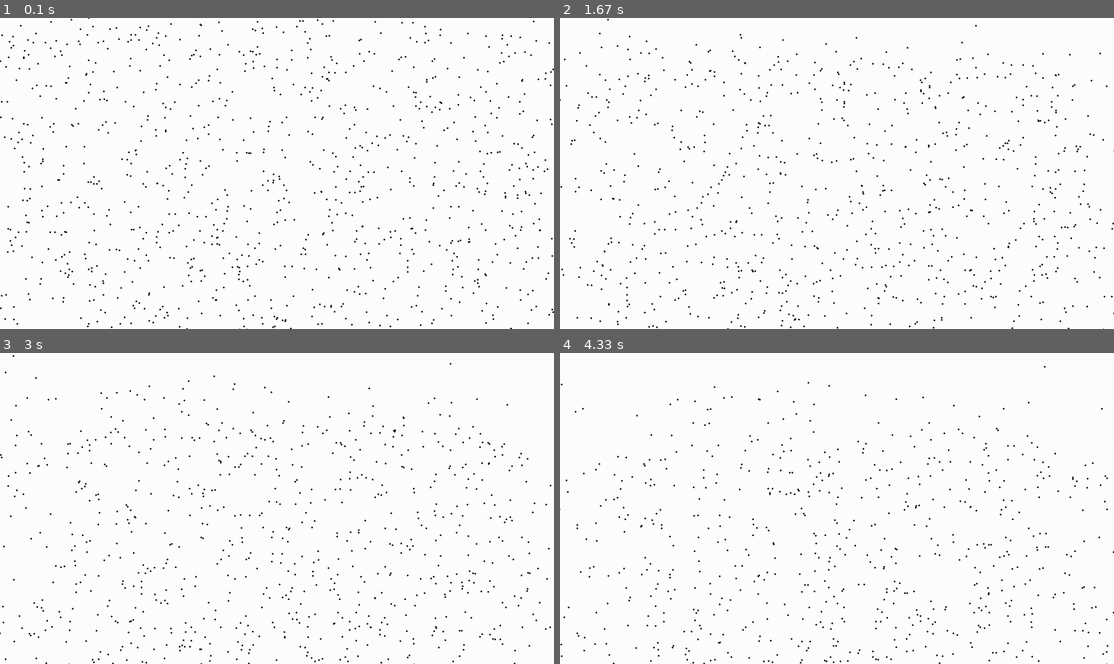
Above: before the commit, frames 1-4 (two rows, left to right).
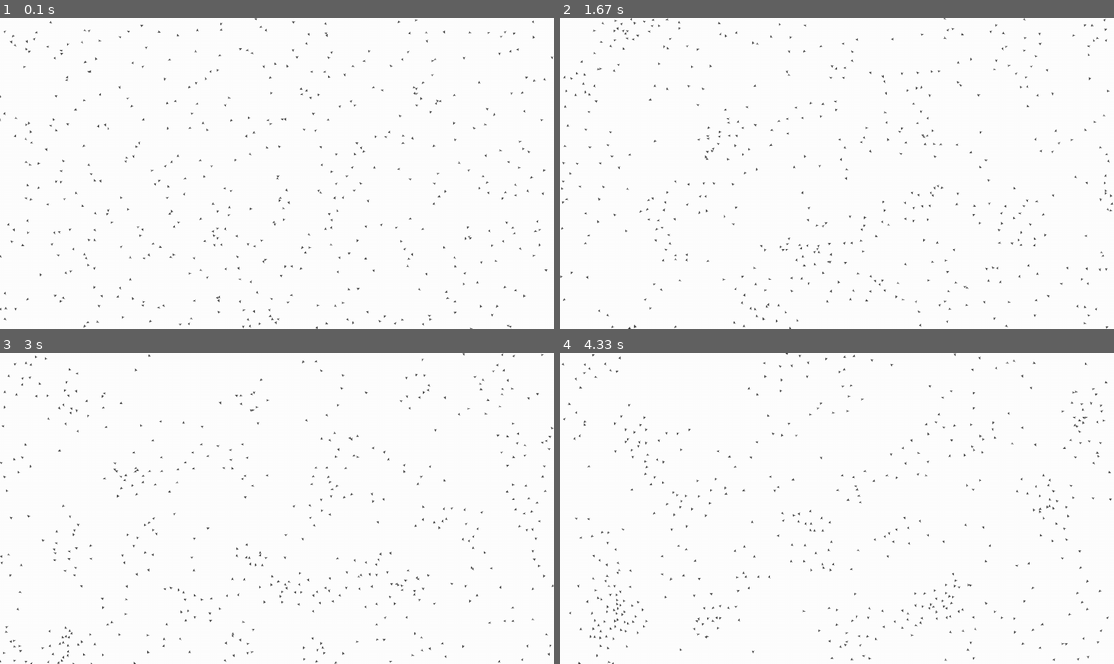
Above: after the commit, the same moments.

Repository: eggpix/pygame-boids
Game: pygame game, started from src/main.py
Same seed, same stepped clock (60 frames per second), same inputs: the game is played once before the commit and once after it.
Inputs:
- Up to frame 1 (0.1 s): no input
- Up to frame 2 (1.67 s): no input
- Up to frame 3 (3 s): no input
- Up to frame 4 (4.33 s): no input

The runs differ from the first frame. In frame 1, 3.3% of the frame differs, in the area x 0-100%, y 0-100%; in frame 2, 3.2%; in frame 3, 3.0%; in frame 4, 2.8%.

Commit message:
Implement boid movement

Diff:
--- a/src/boid.py
+++ b/src/boid.py
@@ -1,18 +1,168 @@
 import pygame
 import math
-import random
 
 BOID_RADIUS = 2
-BOID_COLOR = "#000000"
+BOID_COLOR = "#404040"
 
-class boid():
-    def __init__(self, position):
-        self.position = position
-        self.direction = random.uniform(0, math.pi)
+DETECTION_RADIUS = 60
+BOID_FOV = math.radians(180)
+CELL_SIZE = DETECTION_RADIUS
+MINIMUM_BOID_DISTANCE = 30
+MIN_SPEED = 1
+MAX_SPEED = 2
+MAX_STEER_FORCE = 1
+
+ALIGNMENT_STEER = 0.1
+COHESION_STEER = 0.02
+SEPARATION_WEIGHT = 0.5
+
+grid = {}
+
+class Boid():
+    def __init__(self, position, velocity, screen_size):
+        self.position = [float(position[0]), float(position[1])]
+        self.velocity = [float(velocity[0]), float(velocity[1])]
+        self.screen_size = screen_size
 
     def move(self):
-        self.position[0] += math.cos(self.direction)
-        self.position[1] += math.sin(self.direction)
+
+        cell_x = int(self.position[0] // CELL_SIZE)
+        cell_y = int(self.position[1] // CELL_SIZE)
+
+        alignment_x = 0
+        alignment_y = 0
+
+        cohesion_dx = 0
+        cohesion_dy = 0
+
+        separation_x = 0
+        separation_y = 0
+
+        count = 0
+        separation_count = 0
+
+        self_direction = math.atan2(self.velocity[1], self.velocity[0])
+
+        grid_width = self.screen_size[0] // CELL_SIZE
+        grid_height = self.screen_size[1] // CELL_SIZE
+
+        for y in range(cell_y - 1, cell_y + 2):
+            for x in range(cell_x - 1, cell_x + 2):
+                neighbor_x = (x + grid_width) % grid_width
+                neighbor_y = (y + grid_height) % grid_height
+                for boid in grid.get((neighbor_x, neighbor_y), []):
+                    if boid is self: continue
+
+                    dx = self.position[0] - boid.position[0]
+                    if dx > self.screen_size[0] / 2: dx -= self.screen_size[0]
+                    elif dx < -self.screen_size[0] / 2: dx += self.screen_size[0]
+                    dy = self.position[1] - boid.position[1]
+                    if dy > self.screen_size[1] / 2: dy -= self.screen_size[1]
+                    elif dy < -self.screen_size[1] / 2: dy += self.screen_size[1]
+                    boid_distance = math.hypot(dx, dy)
+
+                    direction_to_boid = math.atan2(-dy, -dx)
+                    angle_diff = (direction_to_boid - self_direction + math.pi) % (2 * math.pi) - math.pi
+                    boid_in_view = abs(angle_diff) <= BOID_FOV / 2
+
+                    if 0 < boid_distance < MINIMUM_BOID_DISTANCE:
+                        separation_x += dx / (boid_distance * boid_distance)
+                        separation_y += dy / (boid_distance * boid_distance)
+                        separation_count += 1
+                    elif 0 < boid_distance < DETECTION_RADIUS and boid_in_view:
+                        alignment_x += boid.velocity[0]
+                        alignment_y += boid.velocity[1]
+
+                        cohesion_dx += -dx
+                        cohesion_dy += -dy
+
+                        count += 1
+
+        if count:
+            alignment_x /= count
+            alignment_y /= count
+            steer_x = alignment_x - self.velocity[0]
+            steer_y = alignment_y - self.velocity[1]
+            magnitude = math.hypot(steer_x, steer_y)
+            if magnitude > MAX_STEER_FORCE:
+                scale = MAX_STEER_FORCE / magnitude
+                steer_x *= scale
+                steer_y *= scale
+            self.velocity[0] += steer_x * ALIGNMENT_STEER
+            self.velocity[1] += steer_y * ALIGNMENT_STEER
+
+            cohesion_dx /= count
+            cohesion_dy /= count
+
+            distance = math.hypot(cohesion_dx, cohesion_dy)
+
+            if distance > 0:
+                cohesion_dx /= distance
+                cohesion_dy /= distance
+
+                steer_x = cohesion_dx - self.velocity[0]
+                steer_y = cohesion_dy - self.velocity[1]
+
+                magnitude = math.hypot(steer_x, steer_y)
+
+                if magnitude > MAX_STEER_FORCE:
+                    scale = MAX_STEER_FORCE / magnitude
+                    steer_x *= scale
+                    steer_y *= scale
+
+                self.velocity[0] += steer_x * COHESION_STEER
+                self.velocity[1] += steer_y * COHESION_STEER
+        if separation_count:
+            separation_x /= separation_count
+            separation_y /= separation_count
+
+            steer_x = separation_x - self.velocity[0]
+            steer_y = separation_y - self.velocity[1]
+
+            magnitude = math.hypot(steer_x, steer_y)
+
+            if magnitude > MAX_STEER_FORCE:
+                scale = MAX_STEER_FORCE / magnitude
+                steer_x *= scale
+                steer_y *= scale
+
+            self.velocity[0] += steer_x * SEPARATION_WEIGHT
+            self.velocity[1] += steer_y * SEPARATION_WEIGHT
+
+        speed = math.hypot(*self.velocity)
+
+        if speed > MAX_SPEED:
+            scale = MAX_SPEED / speed
+            self.velocity[0] *= scale
+            self.velocity[1] *= scale
+
+        elif speed < MIN_SPEED:
+            scale = MIN_SPEED / speed
+            self.velocity[0] *= scale
+            self.velocity[1] *= scale
+
+        self.position[0] += self.velocity[0]
+        self.position[1] += self.velocity[1]
+
+        self.position[0] %= self.screen_size[0]
+        self.position[1] %= self.screen_size[1]
 
     def draw(self, screen):
-        pygame.draw.circle(screen, BOID_COLOR, self.position, BOID_RADIUS)
+        angle = math.atan2(self.velocity[1], self.velocity[0])
+        points = [
+            (2, 0),     # nose
+            (-3, 2),    # rear top
+            (-2, 0),    # tail notch
+            (-3, -2),   # rear bottom
+        ]
+
+        cos_a = math.cos(angle)
+        sin_a = math.sin(angle)
+
+        transformed = []
+        for px, py in points:
+            x = self.position[0] + px * cos_a - py * sin_a
+            y = self.position[1] + px * sin_a + py * cos_a
+            transformed.append((int(x), int(y)))
+
+        pygame.draw.polygon(screen, BOID_COLOR, transformed)
--- a/src/main.py
+++ b/src/main.py
@@ -1,19 +1,23 @@
+from boid import *
 import pygame
-import boid
 import random
 
 # pygame setup
 pygame.init()
 screen = pygame.display.set_mode((1280, 720))
+pygame.display.set_caption("Boids 2026")
 clock = pygame.time.Clock()
 running = True
 
 # boid setup
-BOID_AMOUNT = 1000
+BOID_AMOUNT = 500
+START_VELOCITY = 1.5
+
 boids = []
 for b in range(BOID_AMOUNT):
-    position = [random.randint(0, screen.get_width()-1), random.uniform(0, screen.get_height()-1)]
-    boids.append(boid.boid(position))
+    position = [random.uniform(0, screen.get_width()-1), random.uniform(0, screen.get_height()-1)]
+    velocity = [random.uniform(-START_VELOCITY, START_VELOCITY), random.uniform(-START_VELOCITY, START_VELOCITY)]
+    boids.append(Boid(position, velocity, screen.get_size()))
 
 while running:
     for event in pygame.event.get():
@@ -21,9 +25,13 @@
             running = False
     screen.fill("#FFFFFF")
 
-    for b in boids:
-        b.move()
-        b.draw(screen)
+    grid.clear()
+    for boid in boids:
+        boid.move()
+        cell = (int(boid.position[0] // CELL_SIZE),
+                int(boid.position[1] // CELL_SIZE))
+        grid.setdefault(cell, []).append(boid)
+        boid.draw(screen)
 
     pygame.display.flip()
     clock.tick(60)
